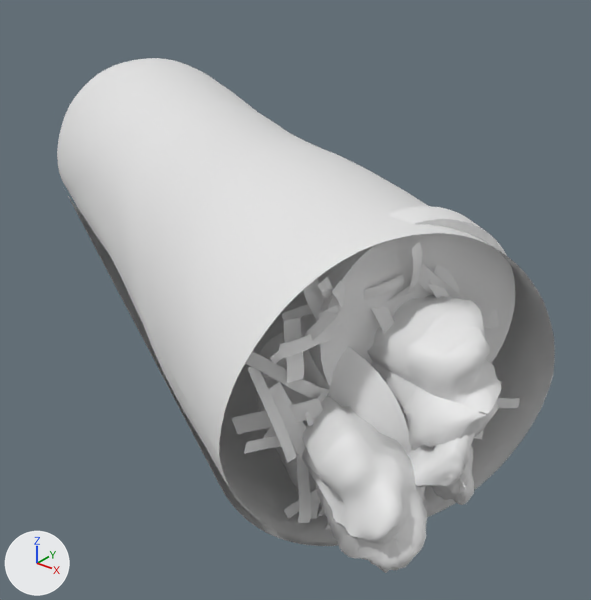
The glTF model modele/burgery/wrap.glb as it was, and as the next commit left it.
Before and after are seen from a 50 mm lens placed at (0.1238, -0.1256, 0.0858), pointed at (0.0195, 0.0047, 0.005). The axes (+X, +Y, +Z) are drawn at lower left. The lights are the same throughout. The first picture is the older version. Materials are left out; every surface is plain grey. Where no turn or scale is listed for an object, it has been applied to the vertices. Vertices at exactly the same position are counted once.
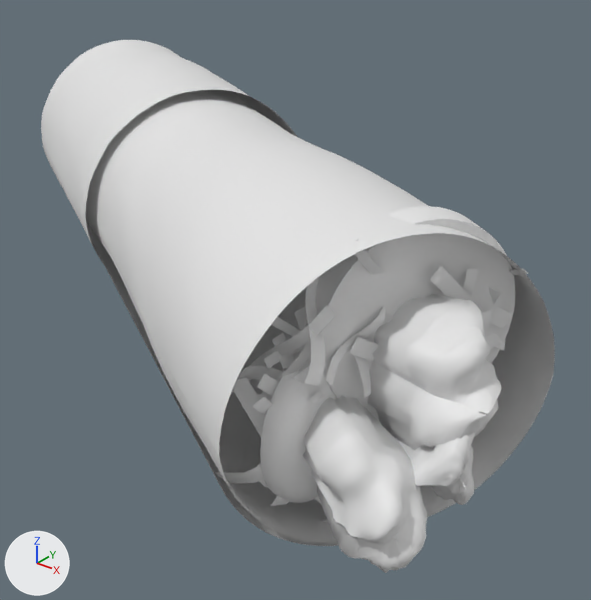
Boxes [x1, y1, x2, y2] around the edits, measured in the pictures (591 x 600 px):
'Mesh_5', reshaped (9% wider): before [232, 241, 520, 529]; after [215, 239, 528, 522]
'Mesh_8', added: after [41, 40, 297, 282]
'Mesh_7', reshaped, turned: before [255, 320, 411, 509]; after [260, 350, 337, 503]
part 1 of me_mesh_5, rebuilt (mostly hidden afterwards): before [244, 436, 293, 454]; after [259, 479, 268, 488]
part 2 of me_mesh_5, rebuilt: before [245, 352, 330, 399]; after [237, 366, 284, 382]
part 3 of me_mesh_5, rebuilt (71% narrower, 102% taller): before [270, 311, 345, 364]; after [304, 278, 325, 386]
part 4 of me_mesh_5, rebuilt: before [318, 277, 333, 303]; after [278, 340, 311, 380]
part 5 of me_mesh_5, rebuilt: before [417, 263, 489, 326]; after [429, 281, 513, 329]
part 6 of me_mesh_5, rebuilt (not visible afterwards): before [430, 264, 461, 295]
part 7 of me_mesh_5, deleted (mostly hidden): before [232, 279, 520, 529]
part 8 of me_mesh_5, reshaped (mostly hidden): before [262, 241, 502, 523]; after [215, 239, 528, 506]

The change, as a diff of the scene's bpy script:
```diff
--- a/modele/burgery/wrap.glb.py
+++ b/modele/burgery/wrap.glb.py
@@ me_mesh_5 @@
 # used by ob_mesh_5; location = (0.0728, -0.0398, 0.0213)
-me_mesh_5.from_pydata(...)  # 1260 vertices, 1120 faces; spans x -0.0164..0.0106, y -0.0195..0.0221, z -0.0249..0.0253
+me_mesh_5.from_pydata(...)  # 1540 vertices, 1400 faces; spans x -0.0171..0.0101, y -0.02..0.0216, z -0.0247..0.026
+# me_mesh_5 part 1: the loose piece of 18 vertices spanning x -0.011..-0.008, y -0.0195..-0.0029, z -0.0067..-0.0006 is rebuilt with 22 vertices and now spans x -0.0117..-0.0077, y -0.017..-0.006, z -0.0102..-0.0013
+# me_mesh_5 part 2: the loose piece of 18 vertices spanning x -0.0142..-0.0058, y -0.019..-0.0057, z 0.0013..0.0129 is rebuilt with 22 vertices and now spans x -0.0154..-0.0073, y -0.016..-0.0046, z 0.0016..0.0082
+# me_mesh_5 part 3: the loose piece of 18 vertices spanning x -0.0099..-0.0043, y -0.0152..-0.0062, z 0.0097..0.0165 is rebuilt with 22 vertices and now spans x -0.0102..-0.0042, y -0.0142..-0.0042, z 0.0073..0.0197
+# me_mesh_5 part 4: the loose piece of 18 vertices spanning x -0.0097..-0.0056, y -0.01..-0.0009, z 0.0106..0.0215 is rebuilt with 22 vertices and now spans x -0.0104..-0.0063, y -0.0131..-0.0018, z 0.0057..0.0195
+# me_mesh_5 part 5: the loose piece of 18 vertices spanning x -0.003..0.008, y 0.0023..0.0117, z 0.0095..0.0231 is rebuilt with 22 vertices and now spans x -0.0027..0.009, y 0.0043..0.0176, z 0.0082..0.0203
+# me_mesh_5 part 6: the loose piece of 18 vertices spanning x 0.0017..0.0054, y 0.0049..0.017, z 0.0089..0.0202 is rebuilt with 22 vertices and now spans x -0.0017..0.005, y 0.0058..0.0158, z 0.0081..0.0195
+# me_mesh_5 part 7: 31 loose pieces with 558 vertices, spanning x -0.0164..0.0106, y -0.0167..0.0205, z -0.0249..0.0221, are deleted
+# me_mesh_5 part 8: 450 vertices removed from x -0.0139..0.0075, y -0.0139..0.0221, z -0.0214..0.0253; 1232 vertices added at x -0.0171..0.0101, y -0.02..0.0216, z -0.0247..0.026
+# other edits to the shape of me_mesh_5 do not show in these pictures
@@ me_mesh_7 @@
 # used by ob_mesh_7; parent = ob_node_8; location = (0.5, -0.8, -0.4); rotation_euler = (2.058, -1.571, 0.0), in degrees (118, -90, 0)
-me_mesh_7.from_pydata(...)  # 481 vertices, 920 faces; spans x -1.66..1.67, y -1.46..1.39, z 0.02..0.26
+me_mesh_7.from_pydata(...)  # 521 vertices, 1000 faces; spans x -1.54..1.7, y -1.41..1.28, z -0.14..0.25
+# me_mesh_7 part 9: 1 vertex moved within x 0.22, y -0.11, z 0.24; 477 vertices removed from x -1.66..1.67, y -1.46..1.39, z 0.02..0.26; 517 vertices added at x -1.54..1.7, y -1.41..1.28, z -0.14..0.25
@@ me_mesh_8 @@
+me_mesh_8.from_pydata(...)  # 803 vertices, 1440 faces; spans x -0.0475..0.0475, y -0.043..0.0428, z -0.0234..0.0278
@@ ob_mesh_7 @@
 ob_mesh_7.location = (0.5, -0.8, -0.4)
-ob_mesh_7.rotation_euler = (2.058, -1.571, 0.0)  # degrees (118, -90, 0)
+ob_mesh_7.rotation_euler = (-2.668, -1.571, 0.0)  # degrees (-153, -90, 0)
@@ ob_mesh_8 @@
+ob_mesh_8 = bpy.data.objects.new('Mesh_8', me_mesh_8)
+ob_mesh_8.location = (-0.0403, 0.022, 0.0215)
```
